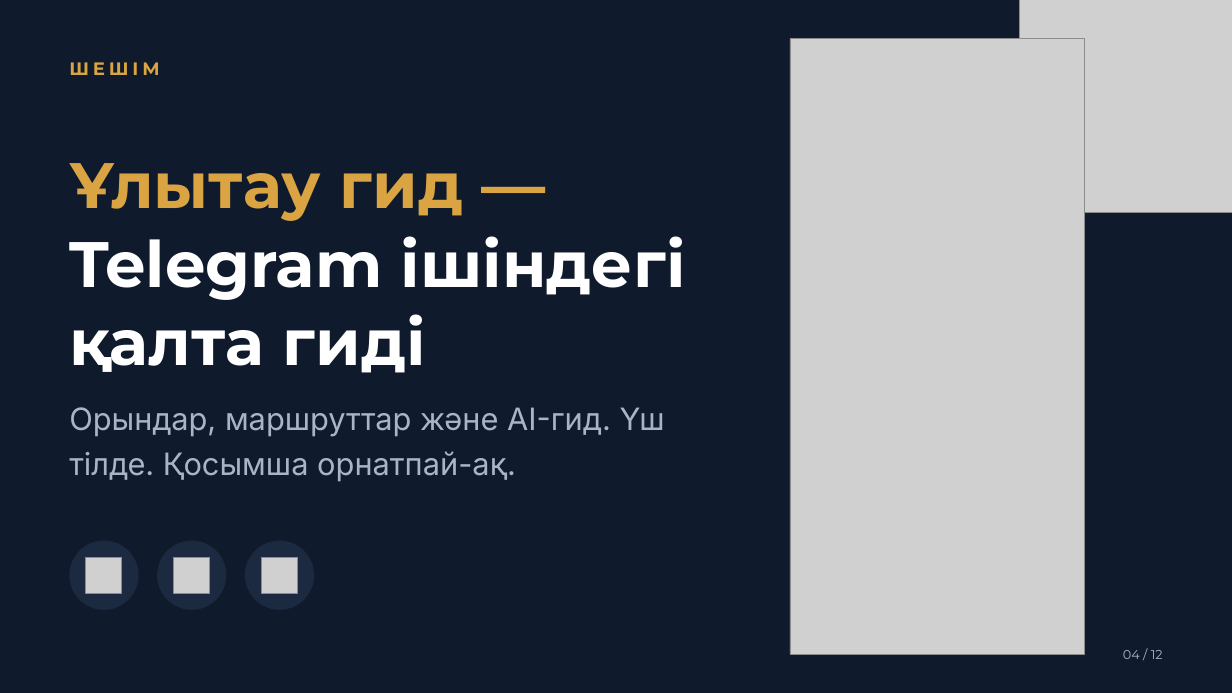
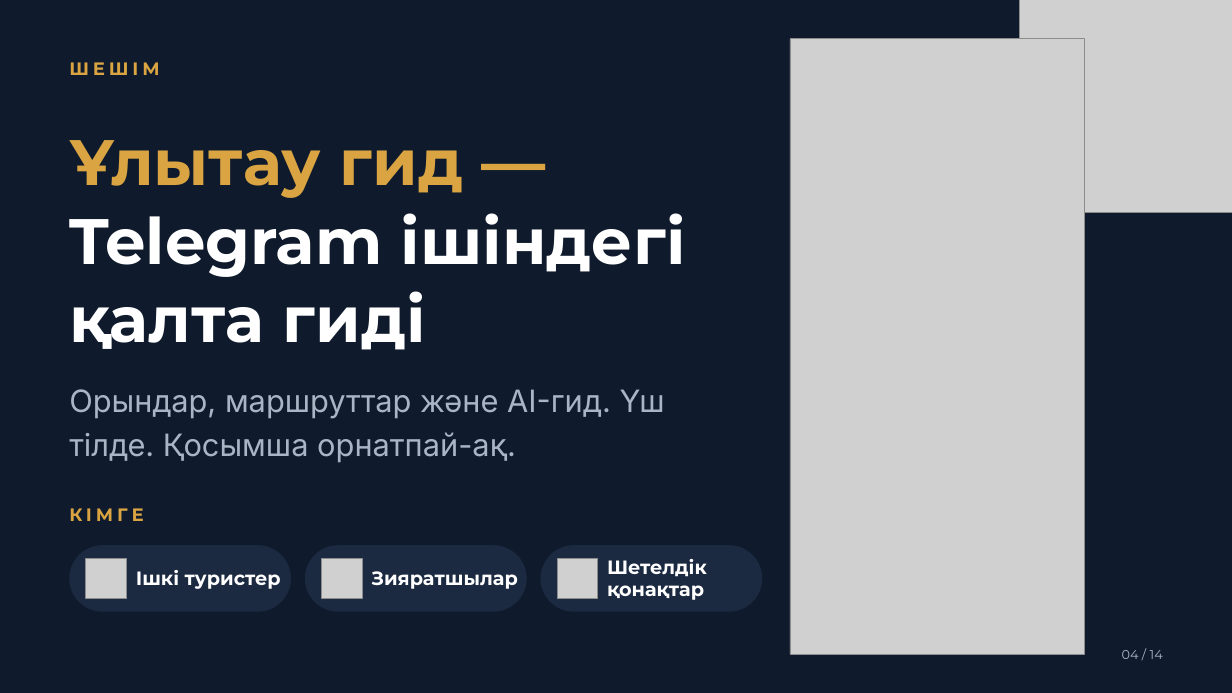
Before and after one commit to serikbayde/Ulytau-guide, a slide deck: slide 4 of pitch/Ulytau_Gid_Pitch.pptx. Drawn at 1232x693 pixels with LibreOffice and Linux fonts; fonts in the diff are those of the drawing; grey boxes stand for pictures. Boxes give left, top, right and bottom in pixels: in the first picture for what was removed or moved away, otherwise in the second. Text is boxed around its words. In the diff, an @@ line names an element or a change of style, - is before the commit and + after.

```diff
--- a/pitch/Ulytau_Gid_Pitch.pptx
+++ b/pitch/Ulytau_Gid_Pitch.pptx
@@ text "Ұлытау гид —": place and size @@
-text "Ұлытау гид —" at [69,163,686,373]
+text "Ұлытау гид —" at [69,140,686,350]
@@ text "Орындар, маршруттар және AI-гид. Үш ...": place and size @@
-text "Орындар, маршруттар және AI-гид. Үш ..." at [69,407,665,481]
+text "Орындар, маршруттар және AI-гид. Үш ..." at [69,389,665,463]
@@ text added at [69,508,143,521], 14 pt, text #D9A441, bold @@
+КІМГЕ
@@ ellipse removed at [69,541,139,610] @@
@@ rounded rectangle added at [69,545,291,612], fill #1B2A41 @@
@@ picture: place and size @@
-picture at [86,557,122,593]
+picture at [86,558,127,599]
@@ ellipse removed at [157,541,226,610] @@
@@ picture removed at [174,557,210,593] @@
@@ ellipse removed at [245,541,314,610] @@
@@ picture removed at [262,557,298,593] @@
@@ rounded rectangle added at [305,545,527,612], fill #1B2A41 @@
@@ picture added at [322,558,362,599] @@
@@ rounded rectangle added at [541,545,762,612], fill #1B2A41 @@
@@ picture added at [557,558,598,599] @@
@@ text added at [607,559,707,600], 15 pt, text #FFFFFF, bold @@
+Шетелдік қонақтар
@@ text added at [136,570,281,589], 15 pt, text #FFFFFF, bold @@
+Ішкі туристер
@@ text added at [371,571,517,589], 15 pt, text #FFFFFF, bold @@
+Зияратшылар
@@ text at [1122,650,1163,659]: text changed @@
-04 / 12
+04 / 14
```
Also in this commit, not shown: 10 other slides changed, 2 slides added, 35 other files.
